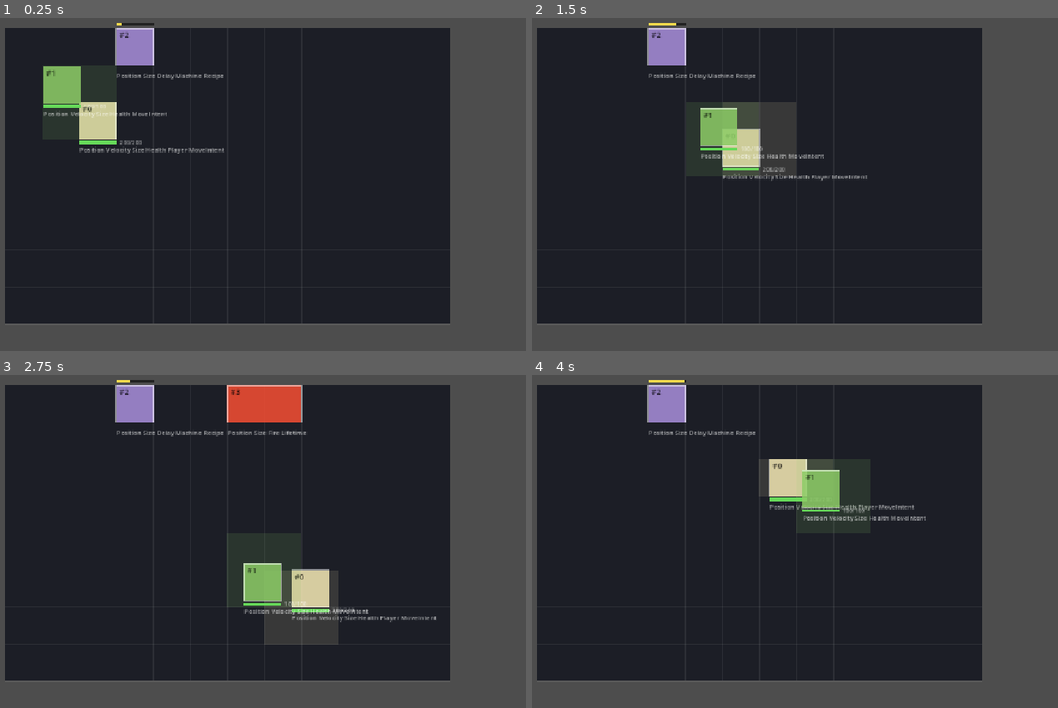
Above: before the commit, frames 1-4 (two rows, left to right).
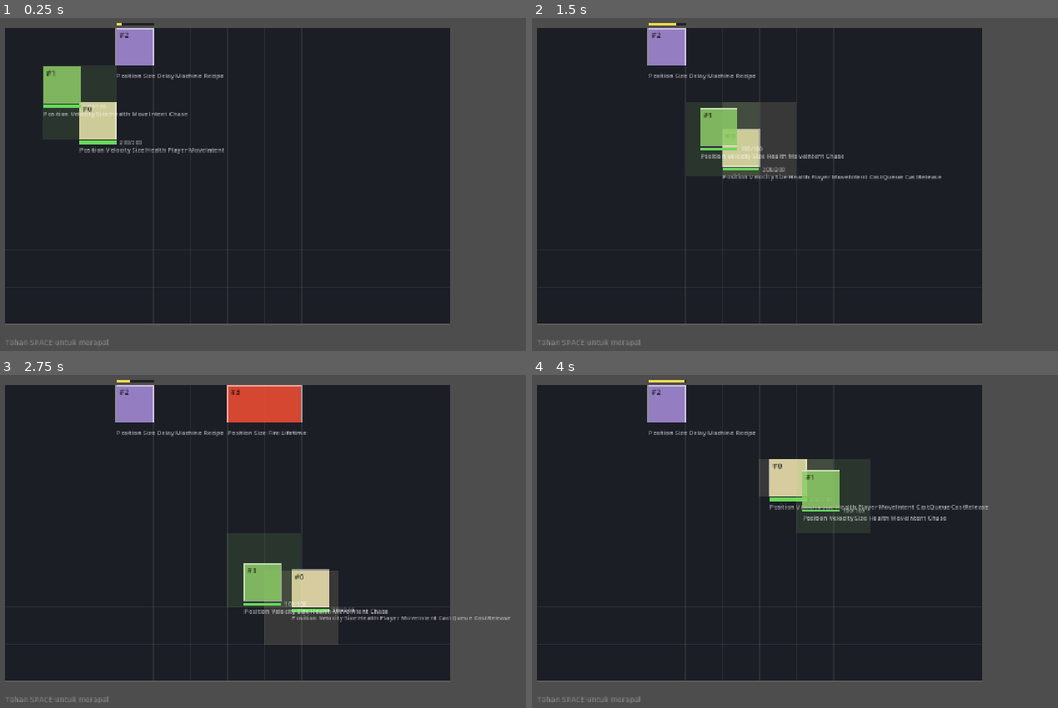
Above: after the commit, the same moments.

Repository: Ahingg/amalgaform
Game: Godot game, scene res://view/main.tscn
The game is run twice, just before and just after one commit, with the same random seed, the same clock (stepped at 60 frames per second) and the same inputs.
Inputs (mouse positions are in pixels of both pictures, inside the frame that each line leads up to):
- Up to frame 1 (0.25 s): no input
- Up to frame 2 (1.5 s): tap Enter at 0.5 s; move the mouse to (989, 167) at 0.52 s; hold D 0.53-1.28 s; tap 1 at 0.6 s; click (989, 167) at 0.67 s; tap Space at 0.77, 1.07 s; tap 2 at 0.8, 1.35 s; move the mouse to (710, 207) at 1.27 s; hold S from 1.28 s (still down)
- Up to frame 3 (2.75 s): tap Space at 1.52, 1.82, 2.3 s; tap 3 at 1.55, 2.1 s; move the mouse to (378, 461) at 2.02 s; release S at 2.03 s; hold D from 2.03 s (still down)
- Up to frame 4 (4 s): move the mouse to (810, 621) at 2.77 s; release D at 2.78 s; hold W 2.78-3.53 s; tap Space at 2.85, 3.02, 3.32, 3.77 s; click (810, 621) at 2.92 s; tap 1 at 3.05, 3.6 s; move the mouse to (1042, 601) at 3.52 s; hold A from 3.53 s (still down); tap 2 at 3.8 s

The runs differ from the first frame. In frame 1, 0.1% of the frame differs, in the area x 1-36%, y 28-99%; in frame 2, 0.3%; in frame 3, 0.2%; in frame 4, 0.3%, in the area x 1-87%, y 39-99%.

Commit message:
view: panel rapalan — antrian rune, pratinjau wujud, bar jendela lambat
Tahan SPACE membuka antrian, 1/2/3 mengantrikan api/air/angin, lepas untuk
merapal, ESC batal. Rune yang sama boleh diantrikan dua kali dan urutan tidak
pernah diurutkan ulang — keduanya bagian dari tata bahasanya.

Menulis CastQueue {runes, open} dan komponen kejadian CastRelease ke entity
ber-tag Player. Tidak tahu arti rune, tidak tahu hasil kombinasi, tidak
memajukan waktu — semua itu milik CastSystem di sim/.

Slot pertama ditandai "WUJUD" karena posisinya memang berbeda secara struktur:
dia menentukan bentuk, sisanya menentukan isi.

Bar jendela lambat digambar dari CastQueue["open_time"] kalau sim menyediakannya,
dan panel tetap benar kalau belum ada.

Co-Authored-By: Claude Opus 5 <noreply@anthropic.com>
Claude-Session: https://claude.ai/code/session_01Qk43F2z5yDt92vTyEtoTz3

Diff:
--- /dev/null
+++ b/challenge-6/view/cast_ui.gd
@@ -0,0 +1,250 @@
+class_name CastUI
+extends Node2D
+
+# ============================================================================
+# CASTING — input + panel
+#
+# Same deal as the old AssemblyUI: this writes into World, so it is an input
+# layer, not part of the read-only view. The rule it plays by: it records only
+# WHAT THE PLAYER DID, and holds no game rules.
+#
+# It does not know what a rune means. It does not know what Fire + Wind makes.
+# It does not advance time. All of that is sim's.
+#
+# CONTRACT with sim/:
+#   writes on the entity tagged "Player":
+#     CastQueue = {"runes": ["Fire", "Water"], "open": true}
+#     CastRelease                      (marker, no data, one frame)
+#
+#   reads, if sim chooses to provide it:
+#     CastQueue["open_time"]  — seconds the queue has been open, in sim time.
+#                               Only used to draw the closing-window bar. The
+#                               panel stays correct without it.
+#
+# sim/ still owns CastSystem: accumulating open_time, computing time_scale, and
+# translating runes into a spell on release. Those are game rules.
+#
+# Controls: hold SPACE to open, 1/2/3 to queue fire/water/wind, release to cast,
+# ESC to cancel without casting.
+# ============================================================================
+
+const COMP_PLAYER := "Player"
+const COMP_CAST_QUEUE := "CastQueue"
+const COMP_CAST_RELEASE := "CastRelease"
+
+const MAX_RUNES := 4
+
+# Mirrors the numbers in DESIGN.md so the panel can preview the cost of the
+# queue being built. sim/ owns the real values; this is a readout, not a rule.
+const CAST_BASE := 0.25
+const CAST_PER_RUNE := 0.25
+
+# Curve constants, likewise only for drawing the window bar.
+const SLOW_MIN := 0.12
+const SLOW_TAU := 0.6
+
+const RUNE_KEYS := {
+	KEY_1: "Fire",
+	KEY_2: "Water",
+	KEY_3: "Wind",
+}
+
+const RUNE_COLORS := {
+	"Fire": Color(0.95, 0.3, 0.2),
+	"Water": Color(0.25, 0.6, 1.0),
+	"Wind": Color(0.4, 0.85, 0.75),
+}
+
+# The first rune decides the shape of the spell. Naming it on screen the moment
+# it is queued is feedback on what the player is holding — not a recipe list.
+# The player still has to find out what each shape is good for.
+const FORM_OF := {
+	"Fire": "PELURU",
+	"Water": "GENANGAN",
+	"Wind": "KERUCUT",
+}
+
+var _font: Font
+
+
+func _ready() -> void:
+	_font = ThemeDB.fallback_font
+	z_index = 20
+
+
+func _process(_delta: float) -> void:
+	queue_redraw()
+
+
+# --- input -------------------------------------------------------------------
+
+func _unhandled_input(event: InputEvent) -> void:
+	if not (event is InputEventKey) or event.echo:
+		return
+
+	var world = _get_world()
+	if world == null:
+		return
+	var player := _player(world)
+	if player == -1:
+		return
+
+	var key: int = event.keycode
+
+	if key == KEY_SPACE:
+		if event.pressed:
+			_open(world, player)
+		else:
+			_release(world, player)
+		get_viewport().set_input_as_handled()
+		return
+
+	if not event.pressed:
+		return
+
+	if key == KEY_ESCAPE:
+		_cancel(world, player)
+		get_viewport().set_input_as_handled()
+	elif RUNE_KEYS.has(key):
+		_queue_rune(world, player, RUNE_KEYS[key])
+		get_viewport().set_input_as_handled()
+
+
+func _open(world, player: int) -> void:
+	# Attached fresh rather than reusing an old one, so a queue can never carry
+	# leftovers from the previous cast.
+	world.attach_component(COMP_CAST_QUEUE, player, {"runes": [], "open": true})
+
+
+func _queue_rune(world, player: int, rune: String) -> void:
+	var q := _queue(world, player)
+	if q.is_empty() or not q.get("open", false):
+		return
+	var runes: Array = q["runes"]
+	if runes.size() >= MAX_RUNES:
+		return
+	# Appended, never de-duplicated: the same rune twice is a louder spell, and
+	# order is part of the grammar.
+	runes.append(rune)
+
+
+func _release(world, player: int) -> void:
+	var q := _queue(world, player)
+	if q.is_empty() or not q.get("open", false):
+		return
+	q["open"] = false
+	# An event component, exactly like Damaged: sim consumes it and detaches it
+	# in the same frame. This layer never decides what the runes mean.
+	world.attach_component(COMP_CAST_RELEASE, player, {})
+
+
+func _cancel(world, player: int) -> void:
+	if world.entity_have_component(COMP_CAST_QUEUE, player):
+		world.detach_component(COMP_CAST_QUEUE, player)
+
+
+# --- lookups -----------------------------------------------------------------
+
+func _get_world():
+	var renderer := get_parent()
+	if renderer == null:
+		return null
+	var main := renderer.get_parent()
+	if main == null:
+		return null
+	return main.get("world")
+
+
+func _player(world) -> int:
+	var query: Array[String] = [COMP_PLAYER]
+	var ids: Array[int] = world.get_entities_with_comp(query)
+	return -1 if ids.is_empty() else ids[0]
+
+
+func _queue(world, player: int) -> Dictionary:
+	if not world.entity_have_component(COMP_CAST_QUEUE, player):
+		return {}
+	return world.get_component_value(COMP_CAST_QUEUE, player)
+
+
+# --- drawing -----------------------------------------------------------------
+
+func _draw() -> void:
+	var world = _get_world()
+	if world == null:
+		return
+	var player := _player(world)
+	if player == -1:
+		return
+
+	var q := _queue(world, player)
+	if q.is_empty() or not q.get("open", false):
+		_draw_hint()
+		return
+
+	var runes: Array = q.get("runes", [])
+	var origin := Vector2(48, 560)
+
+	if q.has("open_time"):
+		_draw_window_bar(origin + Vector2(0, -26), float(q["open_time"]))
+
+	_draw_runes(origin, runes)
+	_draw_readout(origin + Vector2(0, 62), runes)
+
+
+func _draw_runes(origin: Vector2, runes: Array) -> void:
+	var box := Vector2(52, 52)
+	var gap := 8.0
+
+	for i in MAX_RUNES:
+		var at := origin + Vector2(i * (box.x + gap), 0)
+		var rect := Rect2(at, box)
+
+		if i >= runes.size():
+			draw_rect(rect, Color(1, 1, 1, 0.05), true)
+			draw_rect(rect, Color(1, 1, 1, 0.12), false, 1.0)
+			continue
+
+		var rune: String = runes[i]
+		var col: Color = RUNE_COLORS.get(rune, Color.WHITE)
+		draw_rect(rect, Color(col.r, col.g, col.b, 0.8), true)
+		draw_rect(rect, Color(1, 1, 1, 0.65), false, 1.5)
+		draw_string(_font, at + Vector2(7, 32), rune.substr(0, 2).to_upper(),
+			HORIZONTAL_ALIGNMENT_LEFT, -1, 20, Color(0, 0, 0, 0.8))
+
+		# The first slot is marked because it is structurally different: it
+		# decides the shape, the rest only decide the contents.
+		if i == 0:
+			draw_string(_font, at + Vector2(1, -6), "WUJUD",
+				HORIZONTAL_ALIGNMENT_LEFT, -1, 10, Color(1, 1, 1, 0.55))
+
+
+func _draw_readout(at: Vector2, runes: Array) -> void:
+	if runes.is_empty():
+		draw_string(_font, at, "1 api   ·   2 air   ·   3 angin   ·   ESC batal",
+			HORIZONTAL_ALIGNMENT_LEFT, -1, 13, Color(1, 1, 1, 0.4))
+		return
+
+	var form: String = FORM_OF.get(runes[0], "?")
+	var cast_time: float = CAST_BASE + CAST_PER_RUNE * runes.size()
+
+	draw_string(_font, at, "%s   ·   lepas %.2fs" % [form, cast_time],
+		HORIZONTAL_ALIGNMENT_LEFT, -1, 14, Color(1, 0.92, 0.7, 0.9))
+
+
+# Shows how much of the useful slow-motion window is left. Filled while time is
+# still deeply slowed, draining as the world speeds back up — so hesitation is
+# something the player can watch happening to them.
+func _draw_window_bar(at: Vector2, open_time: float) -> void:
+	var scale: float = 1.0 - (1.0 - SLOW_MIN) * exp(-open_time / SLOW_TAU)
+	var left: float = clampf(1.0 - (scale - SLOW_MIN) / (1.0 - SLOW_MIN), 0.0, 1.0)
+	var width := 4.0 * 52.0 + 3.0 * 8.0
+
+	draw_rect(Rect2(at, Vector2(width, 6)), Color(0, 0, 0, 0.5), true)
+	var col := Color(0.6, 0.9, 1.0).lerp(Color(1.0, 0.35, 0.3), 1.0 - left)
+	draw_rect(Rect2(at, Vector2(width * left, 6)), col, true)
+
+
+func _draw_hint() -> void:
+	draw_string(_font, Vector2(48, 596), "Tahan SPACE untuk merapal",
+		HORIZONTAL_ALIGNMENT_LEFT, -1, 13, Color(1, 1, 1, 0.3))
--- a/challenge-6/view/renderer.gd
+++ b/challenge-6/view/renderer.gd
@@ -41,7 +41,7 @@
 	"Position", "Velocity", "Size", "Delay", "Fire", "Water", "Wind",
 	"Burn", "Damaged", "Health", "Invulnerable",
 	"Machine", "Recipe", "Lifetime", "Dead",
-	"Player", "MoveIntent", "Enemy",
+	"Player", "MoveIntent", "Chase", "CastQueue", "CastRelease",
 ]
 
 @export var grid_width: int = 12
@@ -60,6 +60,7 @@
 	# AssemblyUI is parked: machine placement before the round no longer exists
 	# after design revision 3. The file is kept for the casting panel.
 	add_child(PlayerInput.new())
+	add_child(CastUI.new())
 
 
 func _process(_delta: float) -> void:
